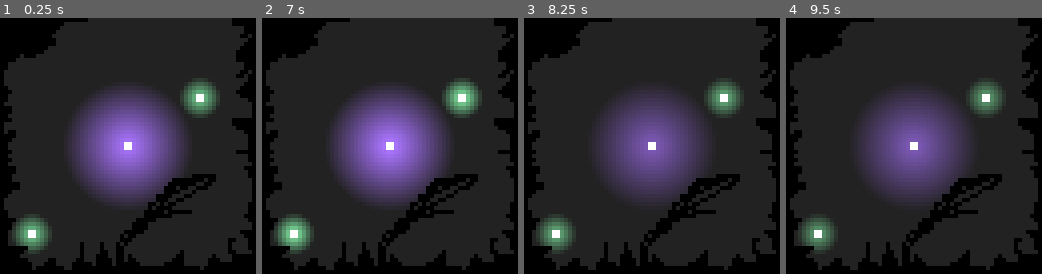
Above: before the commit, frames 1-4 (left to right).
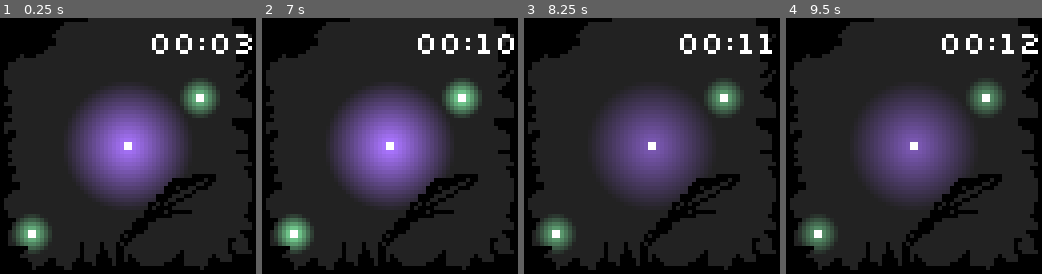
Above: after the commit, the same moments.

Repository: IceTyp/Voidvasion
Game: Godot game, scene res://src/map.tscn
Two runs of this game, one before a commit and one after it. Both use one fixed random seed, a clock stepped at 60 frames per second and the inputs below.
Inputs:
- Up to frame 1 (0.25 s): no input
- Up to frame 2 (7 s): tap Enter at 0.5 s; tap Space at 6.5 s
- Up to frame 3 (8.25 s): tap Enter at 7.25 s
- Up to frame 4 (9.5 s): no input

The runs differ from the first frame. In frame 1, 1.0% of the frame differs, in the area x 59-99%, y 6-15%; in frame 2, 1.0%; in frame 3, 0.9%; in frame 4, 1.0%.

Commit message:
add time

Diff:
--- /dev/null
+++ b/godot/assets/theme/ui_theme.tres
@@ -0,0 +1,7 @@
+[gd_resource type="Theme" load_steps=2 format=3 uid="uid://b80yagb12wjpq"]
+
+[ext_resource type="FontFile" uid="uid://cjuo1dw5eeqle" path="res://assets/theme/Silkscreen/Silkscreen-Regular.ttf" id="1_lpqip"]
+
+[resource]
+default_font = ExtResource("1_lpqip")
+default_font_size = 8
--- a/godot/src/map.tscn
+++ b/godot/src/map.tscn
@@ -1,9 +1,10 @@
-[gd_scene load_steps=14 format=3 uid="uid://dhwpbwves76gi"]
+[gd_scene load_steps=15 format=3 uid="uid://dhwpbwves76gi"]
 
 [ext_resource type="Texture2D" uid="uid://cl0j45dadio83" path="res://assets/tileset.png" id="1_78mhi"]
 [ext_resource type="PackedScene" uid="uid://olw5saaxm5rm" path="res://src/orbs/core.tscn" id="3_nrarj"]
 [ext_resource type="Texture2D" uid="uid://b6poeqsd30f5v" path="res://assets/2_pixel_tilemap.png" id="3_t106f"]
 [ext_resource type="PackedScene" uid="uid://bsxkcygilsi6d" path="res://src/orbs/small_orb.tscn" id="3_ut6db"]
+[ext_resource type="PackedScene" uid="uid://gu2328w2x2tp" path="res://src/user_interface/game_menu.tscn" id="5_pld2y"]
 
 [sub_resource type="Gradient" id="Gradient_omfxw"]
 offsets = PackedFloat32Array(0)
@@ -606,3 +607,7 @@
 
 [node name="CanvasModulate" type="CanvasModulate" parent="."]
 color = Color(0.392157, 0.392157, 0.392157, 1)
+
+[node name="CanvasLayer" type="CanvasLayer" parent="."]
+
+[node name="GameMenu" parent="CanvasLayer" instance=ExtResource("5_pld2y")]
--- /dev/null
+++ b/godot/src/user_interface/game_menu.tscn
@@ -0,0 +1,20 @@
+[gd_scene load_steps=2 format=3 uid="uid://gu2328w2x2tp"]
+
+[ext_resource type="PackedScene" uid="uid://eqkgew17fiwo" path="res://src/user_interface/time.tscn" id="1_x67jg"]
+
+[node name="GameMenu" type="Control"]
+layout_mode = 3
+anchors_preset = 15
+anchor_right = 1.0
+anchor_bottom = 1.0
+grow_horizontal = 2
+grow_vertical = 2
+
+[node name="Time" parent="." instance=ExtResource("1_x67jg")]
+layout_mode = 1
+anchors_preset = 1
+anchor_left = 1.0
+offset_left = -26.0
+offset_bottom = 23.0
+grow_horizontal = 0
+text = "31:25"
--- /dev/null
+++ b/godot/src/user_interface/time.gd
@@ -0,0 +1,8 @@
+extends Label
+
+
+func _process(_delta: float) -> void:
+	@warning_ignore("integer_division")
+	var elapsed_time: int = Time.get_ticks_msec() / 1000
+	@warning_ignore("integer_division")
+	text = "%02d:%02d" % [(elapsed_time / 60) % 60, elapsed_time % 60]
--- /dev/null
+++ b/godot/src/user_interface/time.tscn
@@ -0,0 +1,16 @@
+[gd_scene load_steps=3 format=3 uid="uid://eqkgew17fiwo"]
+
+[ext_resource type="Theme" uid="uid://b80yagb12wjpq" path="res://assets/theme/ui_theme.tres" id="1_qfrg2"]
+[ext_resource type="Script" path="res://src/user_interface/time.gd" id="2_iipdf"]
+
+[node name="Time" type="Label"]
+anchors_preset = 10
+anchor_right = 1.0
+offset_bottom = 7.0
+grow_horizontal = 2
+size_flags_horizontal = 4
+size_flags_vertical = 0
+theme = ExtResource("1_qfrg2")
+text = "01:25"
+horizontal_alignment = 1
+script = ExtResource("2_iipdf")
Not shown, added: godot/assets/theme/Silkscreen/OFL.txt
Binary file added: godot/assets/theme/Silkscreen/Silkscreen-Bold.ttf
Not shown, added: godot/assets/theme/Silkscreen/Silkscreen-Bold.ttf.import
Binary file added: godot/assets/theme/Silkscreen/Silkscreen-Regular.ttf
Not shown, added: godot/assets/theme/Silkscreen/Silkscreen-Regular.ttf.import
Binary file added: godot/assets/theme/aquarius.regular-mono.ttf
Not shown, added: godot/assets/theme/aquarius.regular-mono.ttf.import
